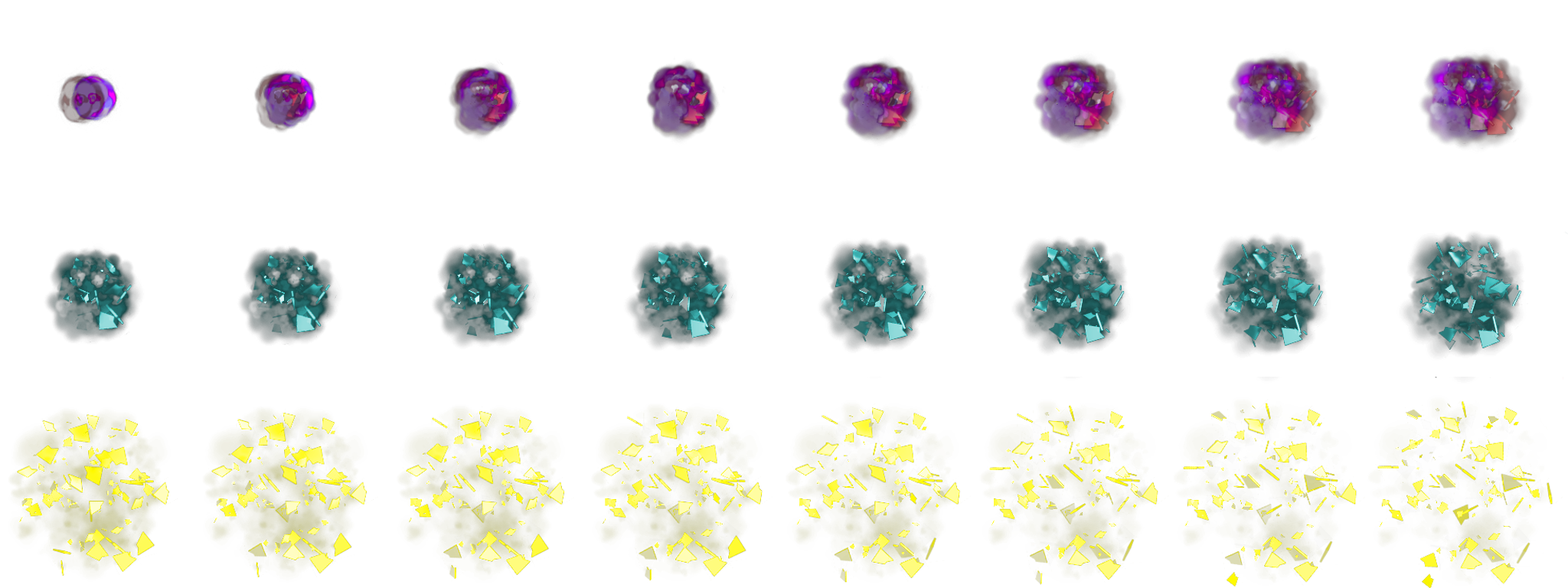
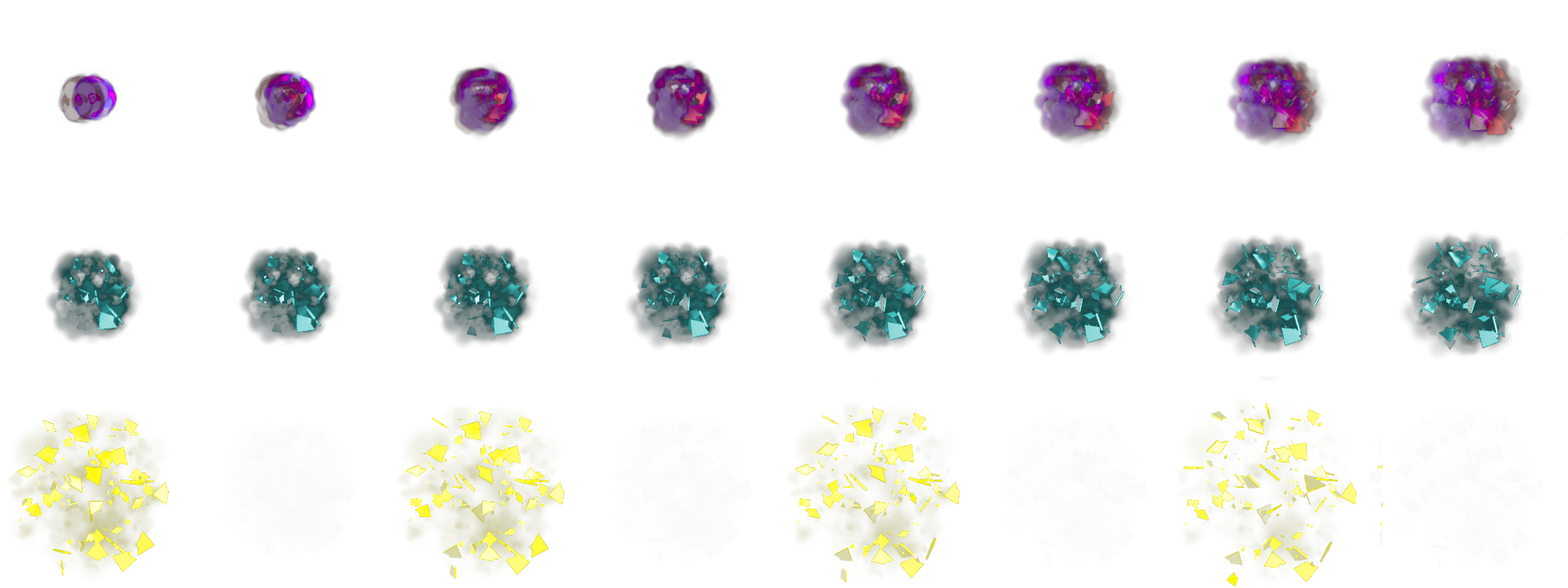
Revision of a layered w=1568, h=588 image; what changed, layer by layer:
painted on "Calque Copié #1" over left=202, top=376, right=1564, bottom=588
